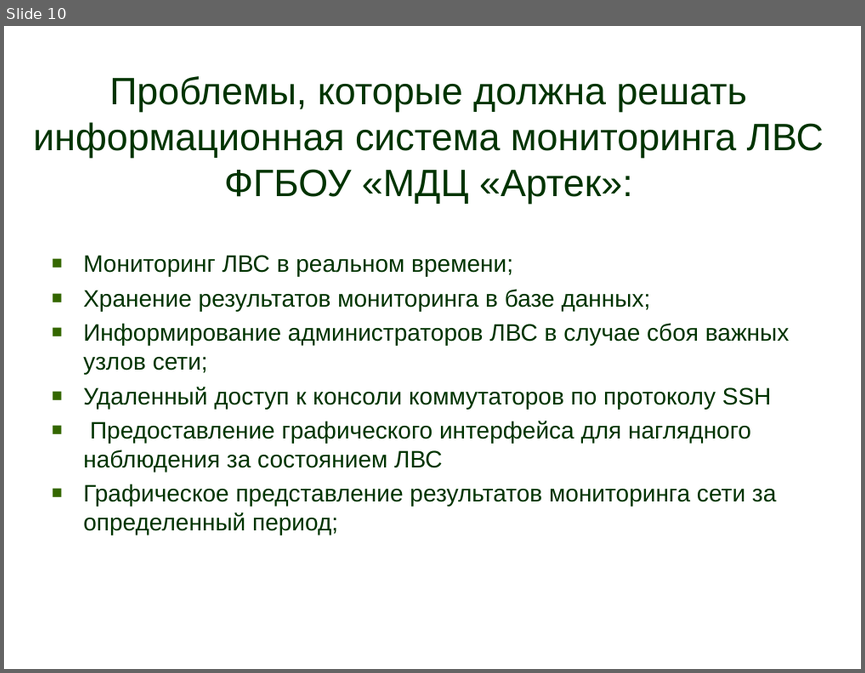
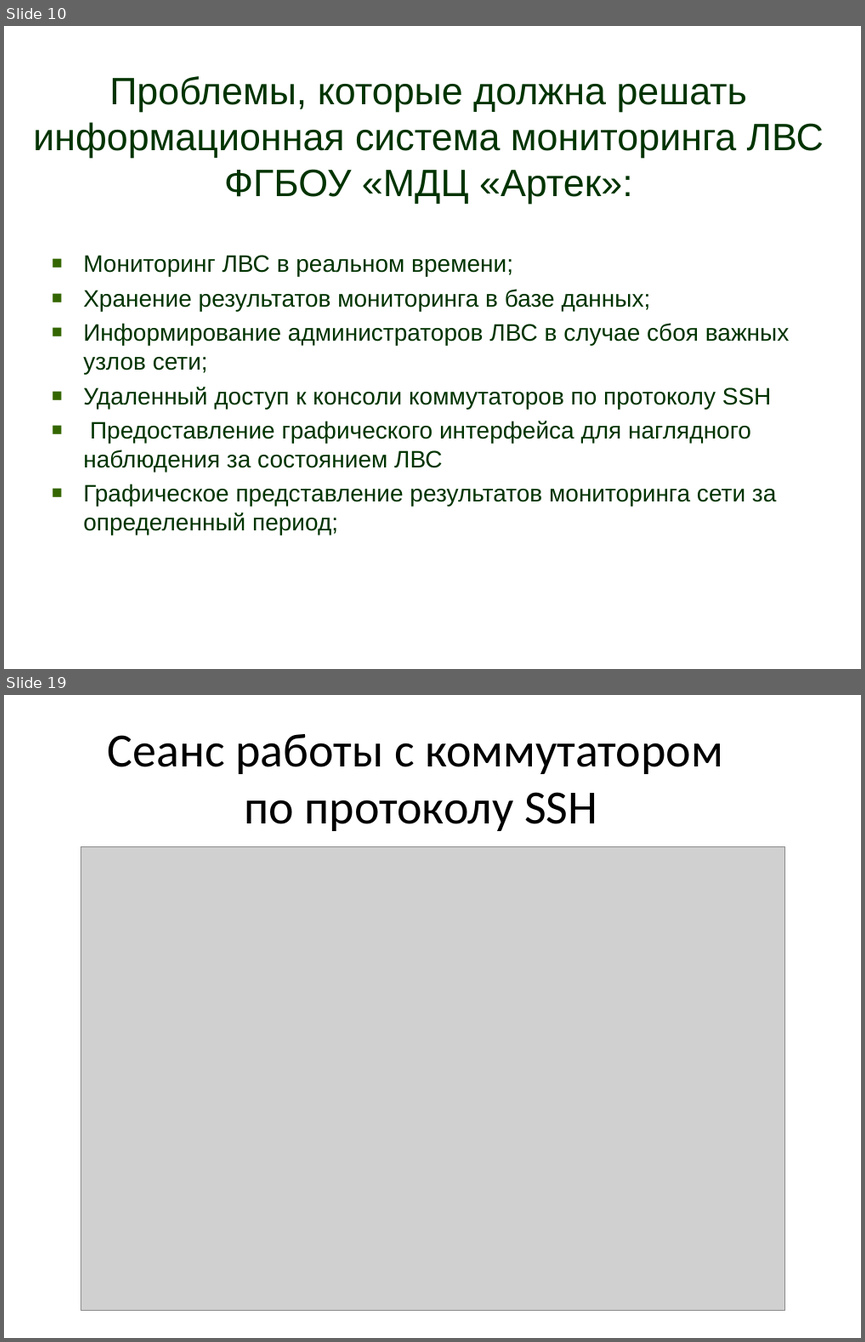
Before and after one commit to denis6705/diplom, a slide deck: Презентация.pptx. Shown one above the other, each under a label of ours: slide 10 before the commit, slides 10 and 19 after it; the slides between them are not shown. The pictures are 865x673 and 865x1342 pixels, drawn with LibreOffice and Linux fonts; fonts in the diff are those of the drawing; grey boxes stand for pictures. Boxes give left, top, right and bottom in pixels: in the first picture for what was removed or moved away, otherwise in the second. Text is boxed around its words. In the diff, an @@ line names an element or a change of style, - is before the commit and + after.

```diff
--- a/Презентация.pptx
+++ b/Презентация.pptx
@@ slide 19 added at [4, 695, 861, 1338], background #FFFFFF @@
@@ text added at [108, 734, 723, 831], 40 pt, text #000000 @@
+Сеанс работы с коммутатором
+по протоколу SSH
@@ picture added at [81, 846, 784, 1310] @@
```
Also in this commit, not shown: 6 slides changed, 5 other slides added, 1 slide removed, 4 other files.
